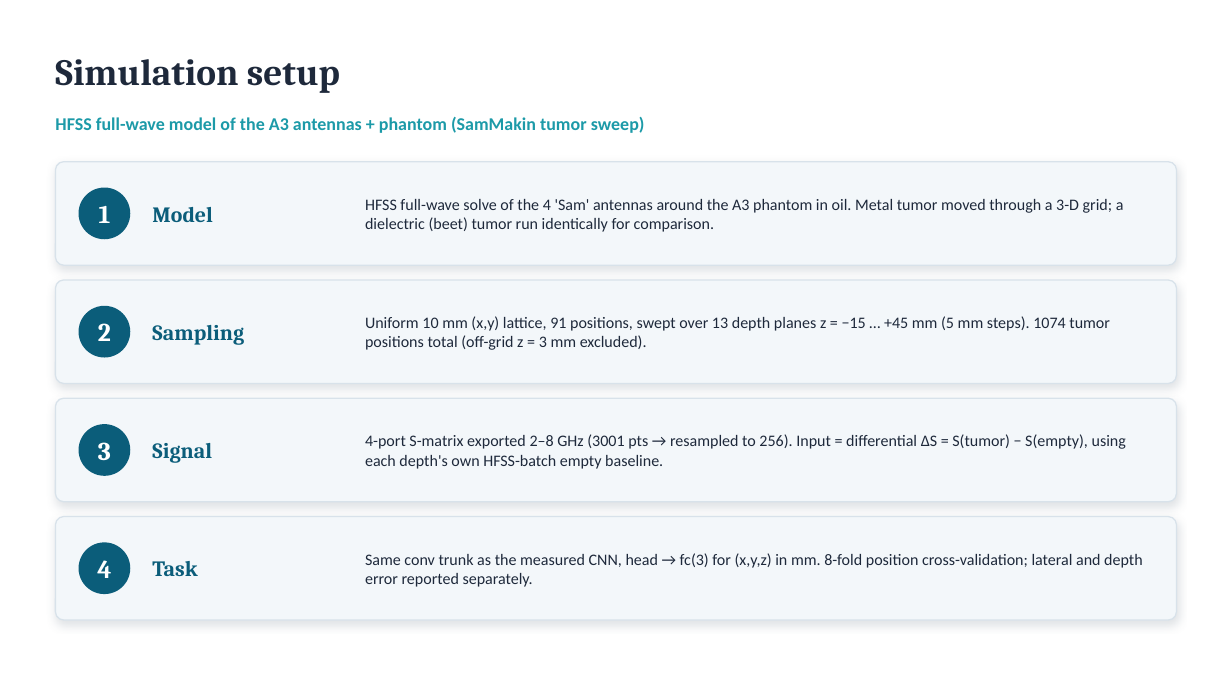
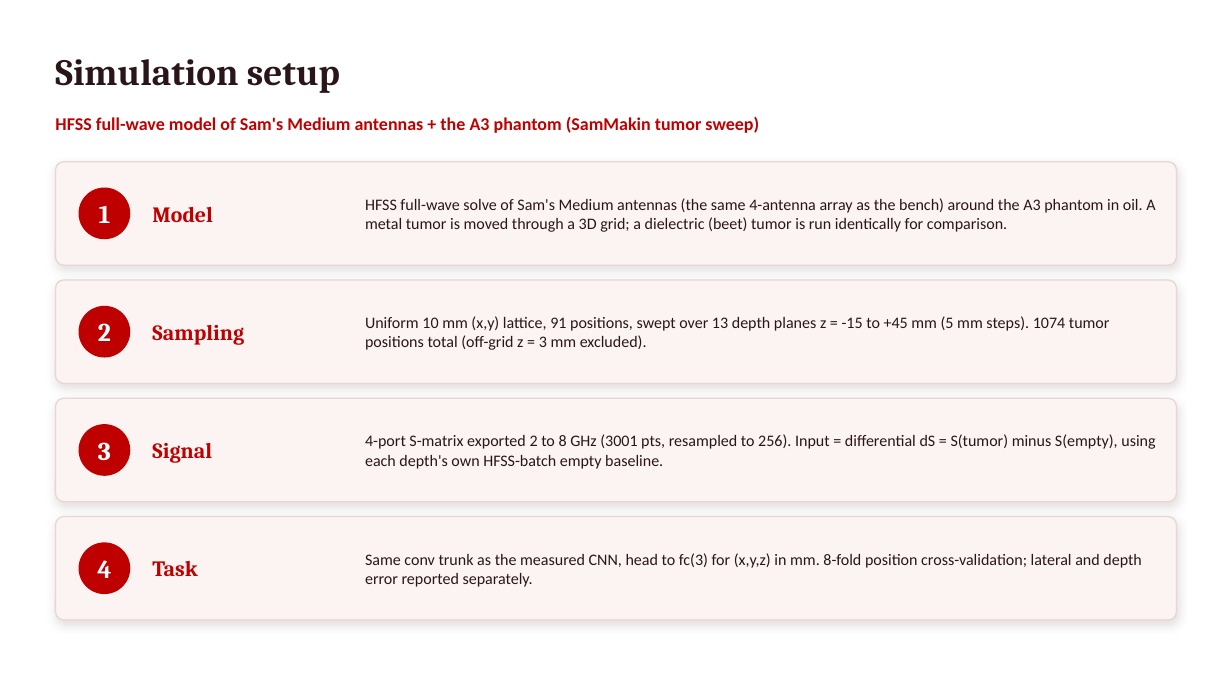
Before and after one commit to pmart1534/microwave-phantom-localization-cnn-mlp, a slide deck: slide 2 of regression_deck/Deck2_Simulated_Regression.pptx. Drawn at 1232x693 pixels with LibreOffice and Linux fonts; fonts in the diff are those of the drawing. Boxes give left, top, right and bottom in pixels: in the first picture for what was removed or moved away, otherwise in the second. Text is boxed around its words. In the diff, an @@ line names an element or a change of style, - is before the commit and + after.

```diff
--- a/regression_deck/Deck2_Simulated_Regression.pptx
+++ b/regression_deck/Deck2_Simulated_Regression.pptx
@@ text "Simulation setup" at (55, 59, 340, 93): text colour #1E293B to #2A1618 @@
@@ text at (55, 117, 759, 133): text changed; text colour #1C9AA8 to #BE0000 @@
-HFSS full-wave model of the A3 antennas + phantom (SamMakin tumor sweep)
+HFSS full-wave model of Sam's Medium antennas + the A3 phantom (SamMakin tumor sweep)
@@ text at (365, 198, 1155, 232): text changed; text colour #1E293B to #2A1618 @@
-HFSS full-wave solve of the 4 'Sam' antennas around the A3 phantom in oil. Metal tumor moved through a 3-D grid; a dielectric (beet) tumor run identically for comparison.
+HFSS full-wave solve of Sam's Medium antennas (the same 4-antenna array as the bench) around the A3 phantom in oil. A metal tumor is moved through a 3D grid; a dielectric (beet) tumor is run identically for comparison.
@@ text at (365, 316, 1110, 350): text changed; text colour #1E293B to #2A1618 @@
-Uniform 10 mm (x,y) lattice, 91 positions, swept over 13 depth planes z = −15 … +45 mm (5 mm steps). 1074 tumor positions total (off-grid z = 3 mm excluded).
+Uniform 10 mm (x,y) lattice, 91 positions, swept over 13 depth planes z = -15 to +45 mm (5 mm steps). 1074 tumor positions total (off-grid z = 3 mm excluded).
@@ text at (365, 434, 1155, 469): text changed; text colour #1E293B to #2A1618 @@
-4-port S-matrix exported 2–8 GHz (3001 pts → resampled to 256). Input = differential ΔS = S(tumor) − S(empty), using each depth's own HFSS-batch empty baseline.
+4-port S-matrix exported 2 to 8 GHz (3001 pts, resampled to 256). Input = differential dS = S(tumor) minus S(empty), using each depth's own HFSS-batch empty baseline.
@@ fill #F3F7FA to #FBF4F2; outline #D8E2EA 1 pt to #E7D6D1 1 pt; shadow changed in 4 elements at (55, 162, 1177, 265), (55, 280, 1177, 384), (55, 398, 1177, 502), (55, 517, 1177, 620) @@
@@ text colour #0B5D7A to #BE0000 in 4 elements at (152, 207, 212, 222), (152, 325, 244, 345), (152, 443, 212, 463), (152, 561, 197, 576) @@
@@ fill #0B5D7A to #BE0000 in 4 elements at (79, 188, 130, 239), (79, 306, 130, 358), (79, 424, 130, 476), (79, 543, 130, 594) @@
@@ text at (365, 553, 1142, 587): text changed; text colour #1E293B to #2A1618 @@
-Same conv trunk as the measured CNN, head → fc(3) for (x,y,z) in mm. 8-fold position cross-validation; lateral and depth error reported separately.
+Same conv trunk as the measured CNN, head to fc(3) for (x,y,z) in mm. 8-fold position cross-validation; lateral and depth error reported separately.
```
Also in this commit, not shown: 8 other slides changed, 1 slide added, 14 other files.
